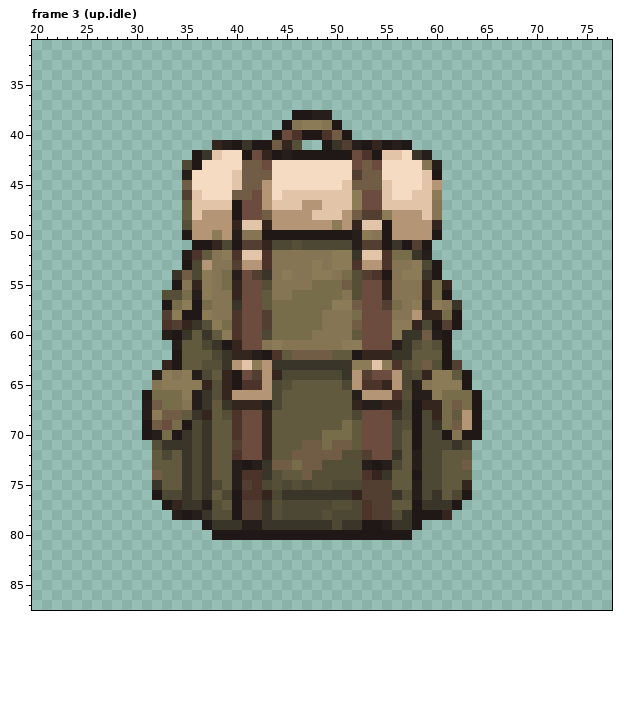
Pixel-art file: assets/source/characters/player-r01/editable/backpack.field.aseprite. Above, as it was before the edit.
96x144 pixels, 4 frames. Colours within 5 levels of each other are drawn and written as one. Shown: frame 3 (up.idle): x 20..77, y 31..87. The commit also changed other frames, which this record leaves out.
The same view after the edit:
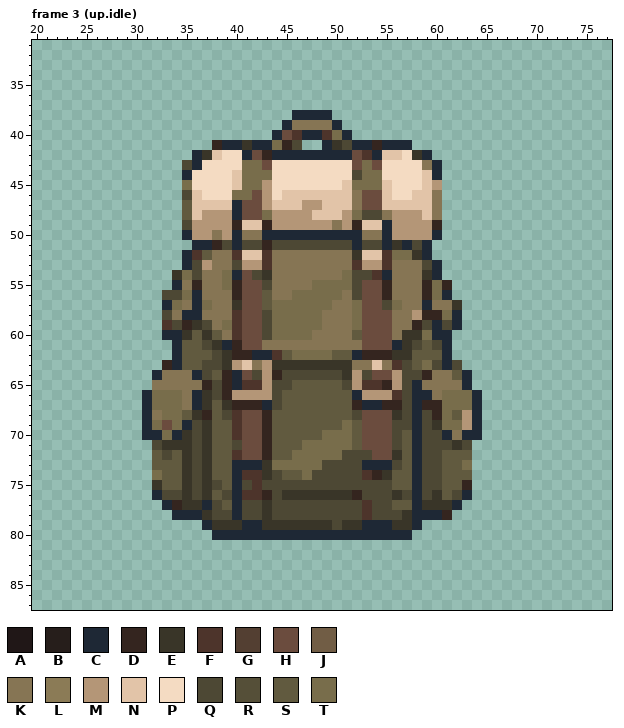
Palette (. is transparent): A #201717  B #261e1b  C #1e2835  D #34251f  E #393528  F #4d342b  G #533f32  H #6b4c3e  J #715d45  K #867554  L #8b7b56  M #b49677  N #e2c4a8  P #f4dbc2  Q #4d4834  R #554f38  S #615a3f  T #786d4b
Difference:
Changed rows in their new state; - is an unchanged pixel.
Frame 3 (up.idle):
first column x 31:
38 ---------------CCCC---------------
39 --------------C-KK-C--------------
40 -------------C--CC-TC-------------
41 --------CC-CCT-Q--C-QCC-CCC-------
42 -----C----C--CCCCCCCC--C----C-----
43 -----C----TT----------T------C----
44 ----C-----TTT--------QTT-----C----
45 ----T-----TT---------TTT----------
46 ----Q----TT----------K-------K----
47 ---------C-----------K------------
48 ---------C--T--------TQQK---------
49 ----Q--------------K----C---------
50 ----C--K-C--CCCCCCCCCCK-C----C----
51 -----CC--CQQ---Q-----CQQC-CQC-----
52 ----C---K----------KK-------C-----
53 ----C----Q-------K-KK------K-C----
54 ----T-K--C-Q--K--KK--QQ-C-KK-C----
55 ---C--K-----Q-------TQ------------
56 --QQ-CK--------------Q--------C---
57 --C-KC-------------KKT--Q--KCK----
58 --QKCCK-----Q------------------C--
59 ---Q--QK----Q--------T---KK--CQC--
60 --CC----K----------------K--TCC---
61 ---C----C----K------KK---C-Q-QC---
62 ---C-------CC--TTTT--C--------C---
63 ---C--QQ---K---------KK-K-Q-TQCQ--
64 -CK-KC---C-Q----------Q----Q-KK-C-
65 --KKKK-Q-C----Q------------C-KKKC-
66 C---KC-Q-------------C----QCCK---C
67 CT---C------C---------CC---C---T-C
68 CKTT----Q------------------C-----C
69 CT--C---------------------QC---T-C
70 CC-C-----------------------C--C-CC
71 -Q-------Q------TT-TT------C------
72 ---------------TTTTTQQQ----C------
73 ---------CCC-TT-TTQQQQCCC--C----T-
74 -T-------C---Q--TQQQQQ-----C------
75 ---------CQ--Q-Q-QQ---QQQ--C------
76 -C-------C------------QQQ-QC----C-
77 --C---CQ-CQQ-Q-----QQ--QQ--C---C--
78 ---CCC-QQCQQ-Q----Q----QQQ-CCC----
79 ------C---CC----------CCC--C------
80 -------CCCCCCCCCCCCCCCCCCCC-------
Boxes around the changes in both pictures, in picture pixels (x1, y1, x2, y2):
changed: (142, 110, 482, 540)
